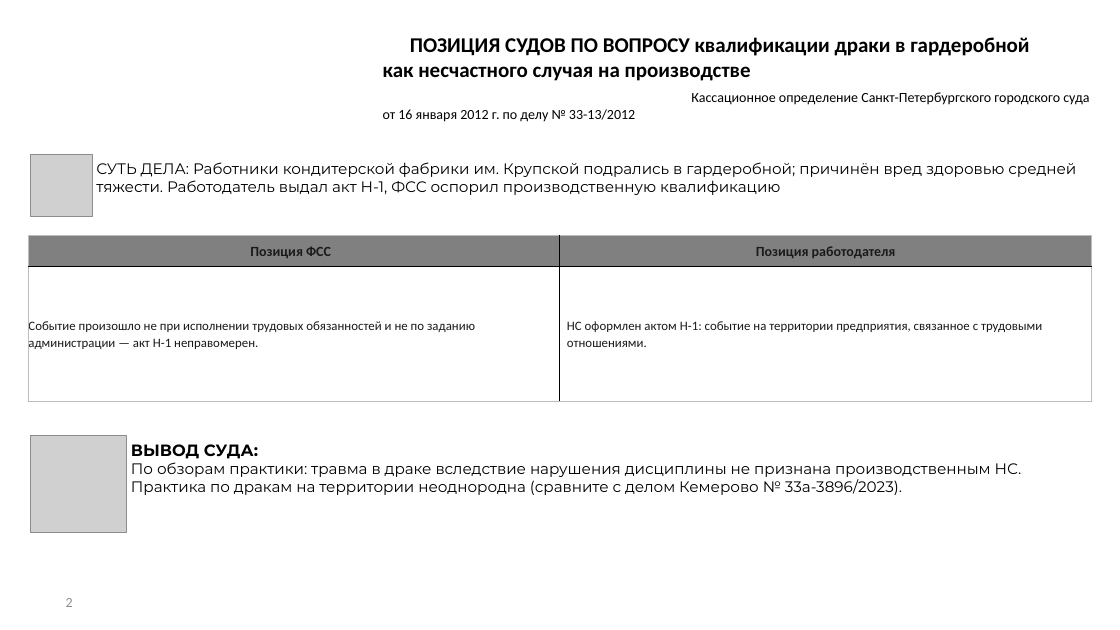
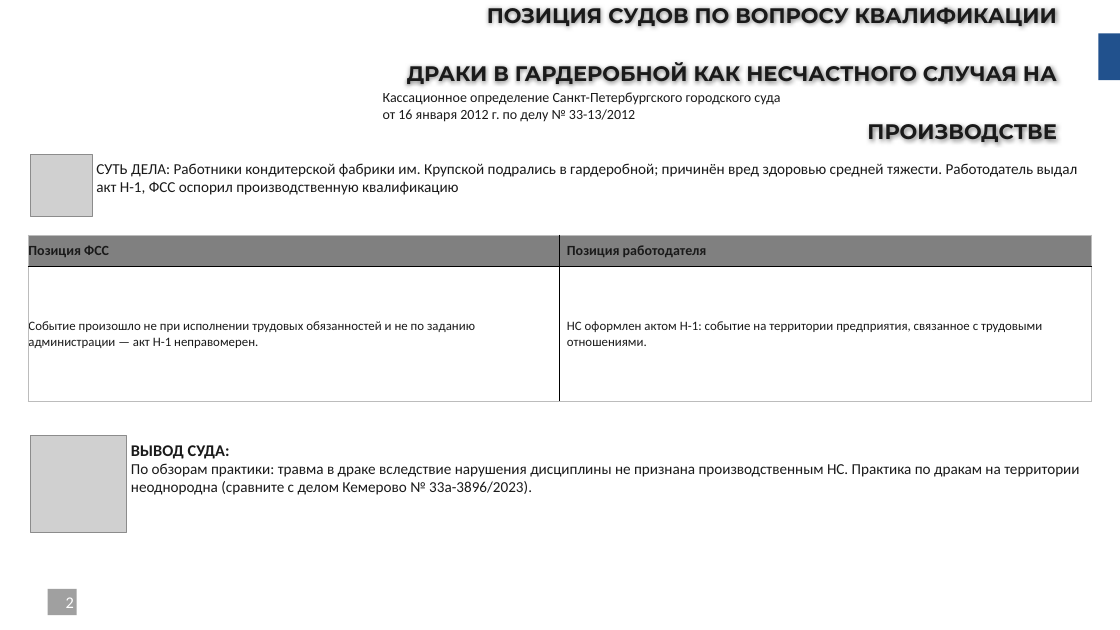
Before and after one commit to lysakalenushka-hash/-, a slide deck: slide 2 of Презентация_треш_кейсы_ОТ_желтые.pptx. Drawn at 1120x630 pixels with LibreOffice and Linux fonts; fonts in the diff are those of the drawing; grey boxes stand for pictures; background and template pictures are left out. Boxes give left, top, right and bottom in pixels: in the first picture for what was removed or moved away, otherwise in the second. Text is boxed around its words. In the diff, an @@ line names an element or a change of style, - is before the commit and + after.

```diff
--- a/Презентация_треш_кейсы_ОТ_желтые.pptx
+++ b/Презентация_треш_кейсы_ОТ_желтые.pptx
@@ title at (407,7,1057,145): text changed; font Calibri to Montserrat; text colour #000000 to #1A1A1A @@
-ПОЗИЦИЯ СУДОВ ПО ВОПРОСУ квалификации драки в гардеробной как несчастного случая на производстве
+ПОЗИЦИЯ СУДОВ ПО ВОПРОСУ КВАЛИФИКАЦИИ ДРАКИ В ГАРДЕРОБНОЙ КАК НЕСЧАСТНОГО СЛУЧАЯ НА ПРОИЗВОДСТВЕ
@@ rectangle added at (1099,34,1120,81), fill #21518D @@
@@ text "Кассационное определение Санкт-Петербургского городского суд ..." at (383,92,780,122): text colour #000000 to #1A1A1A; alignment right to left @@
@@ text "СУТЬ ДЕЛА: Работники кондитерской фабрики ..." at (96,163,1078,195): font Montserrat to Calibri, text colour #000000 to #1A1A1A @@
@@ table at (29,235,1092,402) @@
@@ alignment centre to left @@
@@ line spacing 1.07 to 1 @@
@@ less space between paragraphs @@
@@ text "ВЫВОД СУДА:" at (131,445,1079,495): font Montserrat to Calibri, text colour #000000 to #1A1A1A @@
@@ rectangle added at (48,589,77,615), fill #535353 at 55% opacity @@
@@ page number at (66,597,74,608): size 12 to 14 pt, text colour #8C8C8C to #FFFFFF @@
```
Also in this commit, not shown: 7 other slides changed.
